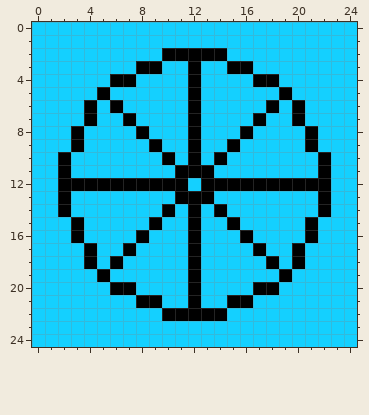
Two versions of one pixel-art sprite, RNG/RNG/Assets.xcassets/Wheel.imageset/Wheel.png. Above is the file before it was changed.
The file is 250x250 pixels, drawn in blocks of 10x10; one block is one cell here.
Once edited:
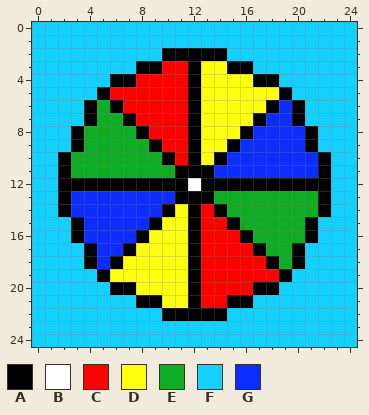
Palette (. is transparent): A #000000  B #ffffff  C #ff0000  D #ffff0f  E #0ead23  F #14d0ff  G #0d2dff
Change:
The author changed colour F to colour B in row 12 at x 12.
The author changed colour F to colour C in row 3 at x 10 to 11; in row 4 at x 8 to 11; in row 5 at x 6 to 11; in row 6 at x 7 to 11; in row 7 at x 8 to 11; in row 8 at x 9 to 11.
The author changed colour F to colour C in row 9 at x 10 to 11; in row 10 at x 11; in row 14 at x 13; in row 15 at x 13 to 14; in row 16 at x 13 to 15; in row 17 at x 13 to 16.
The author changed colour F to colour C in row 18 at x 13 to 17; in row 19 at x 13 to 18; in row 20 at x 13 to 16; in row 21 at x 13 to 14.
The author changed colour F to colour D in row 3 at x 13 to 14; in row 4 at x 13 to 16; in row 5 at x 13 to 18; in row 6 at x 13 to 17; in row 7 at x 13 to 16; in row 8 at x 13 to 15.
The author changed colour F to colour D in row 9 at x 13 to 14; in row 10 at x 13; in row 14 at x 11; in row 15 at x 10 to 11; in row 16 at x 9 to 11; in row 17 at x 8 to 11.
The author changed colour F to colour D in row 18 at x 7 to 11; in row 19 at x 6 to 11; in row 20 at x 8 to 11; in row 21 at x 10 to 11.
The author changed colour F to colour E in row 6 at x 5; in row 7 at x 5 to 6; in row 8 at x 4 to 7; in row 9 at x 4 to 8; in row 10 at x 3 to 9; in row 11 at x 3 to 10.
The author changed colour F to colour E in row 13 at x 14 to 21; in row 14 at x 15 to 21; in row 15 at x 16 to 20; in row 16 at x 17 to 20; in row 17 at x 18 to 19; in row 18 at x 19.
The author changed colour F to colour G in row 6 at x 19; in row 7 at x 18 to 19; in row 8 at x 17 to 20; in row 9 at x 16 to 20; in row 10 at x 15 to 21; in row 11 at x 14 to 21.
The author changed colour F to colour G in row 13 at x 3 to 10; in row 14 at x 3 to 9; in row 15 at x 4 to 8; in row 16 at x 4 to 7; in row 17 at x 5 to 6; in row 18 at x 5.
Pixel boxes of the changes (left, top, right, bottom) in both pictures:
changed: (71, 61, 318, 308)
